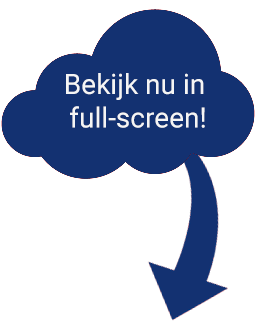
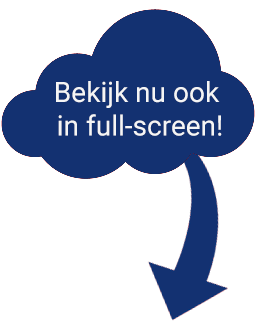
Layer changes from the first 256×322 image to the second:
renamed "Bekijk nu in full-screen!" to "Bekijk nu ook in full-screen!", painted on it over left=56, top=73, right=222, bottom=136
